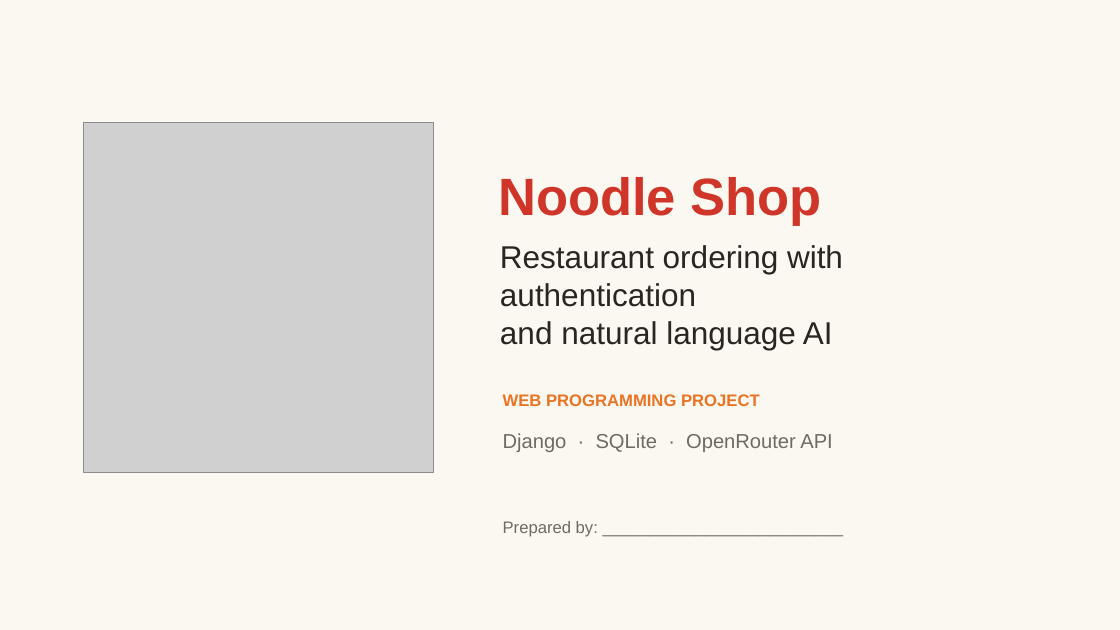
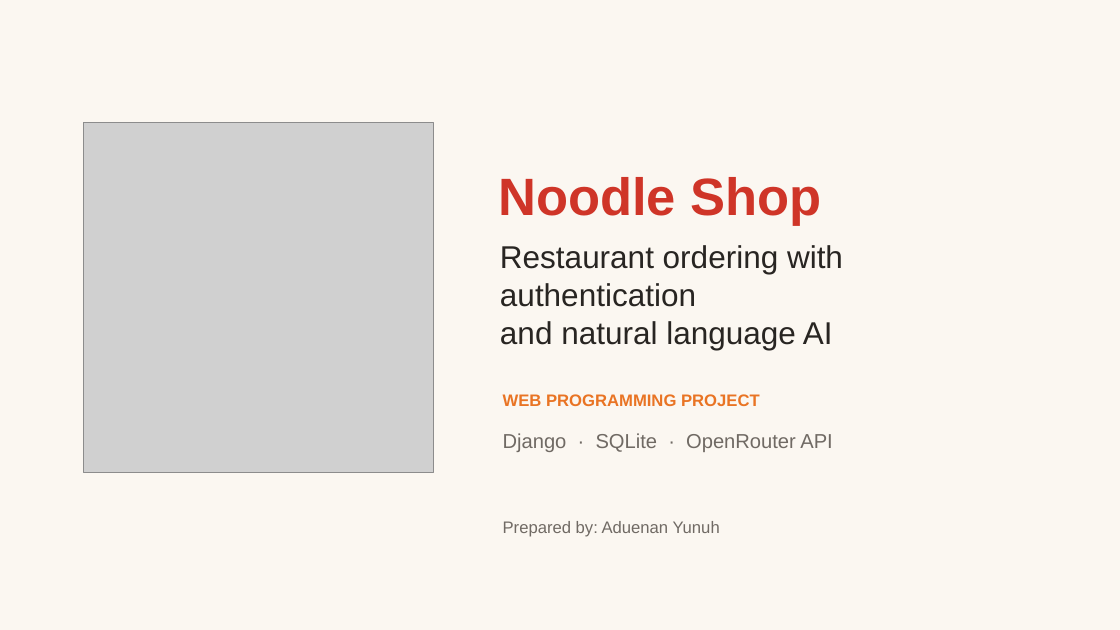
Before and after one commit to Adenan1305/django-project, a slide deck: slide 1 of submission/Noodle_Shop_Presentation_Slides.pptx. Drawn at 1120x630 pixels with LibreOffice and Linux fonts; fonts in the diff are those of the drawing; grey boxes stand for pictures. Boxes give left, top, right and bottom in pixels: in the first picture for what was removed or moved away, otherwise in the second. Text is boxed around its words. In the diff, an @@ line names an element or a change of style, - is before the commit and + after.

Commit message:
Add presenter name to slide cover

```diff
--- a/submission/Noodle_Shop_Presentation_Slides.pptx
+++ b/submission/Noodle_Shop_Presentation_Slides.pptx
@@ text at (x1=503, y1=521, x2=720, y2=537): text changed @@
-Prepared by: __________________________
+Prepared by: Aduenan Yunuh
```
Also in this commit, not shown: 1 other file.
